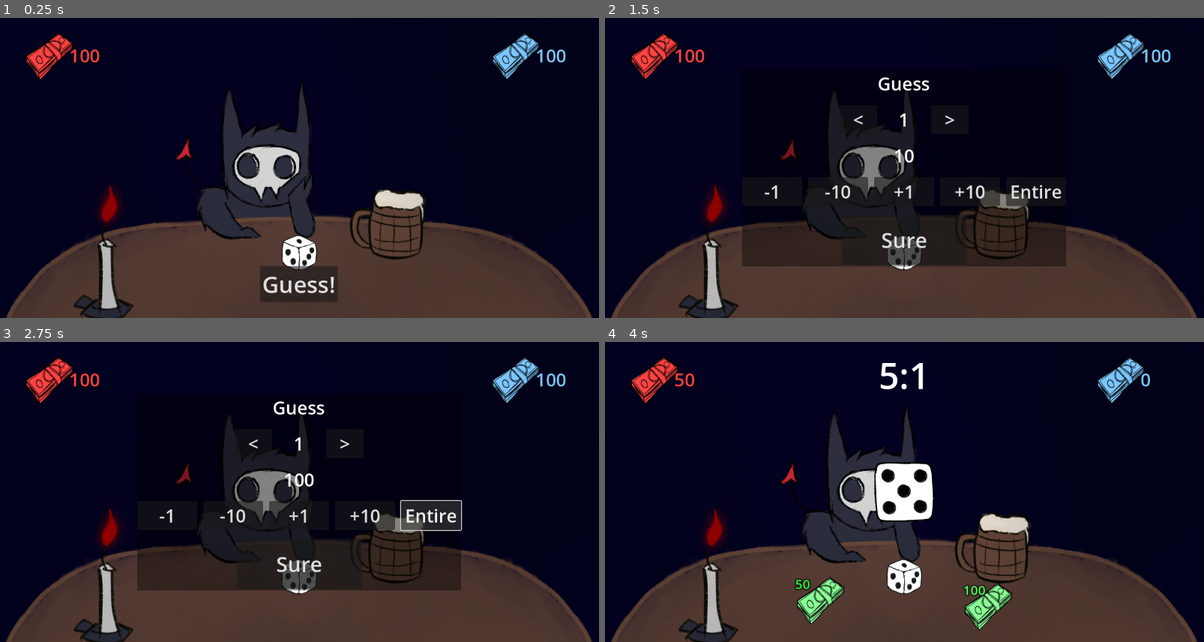
Above: before the commit, frames 1-4 (two rows, left to right).
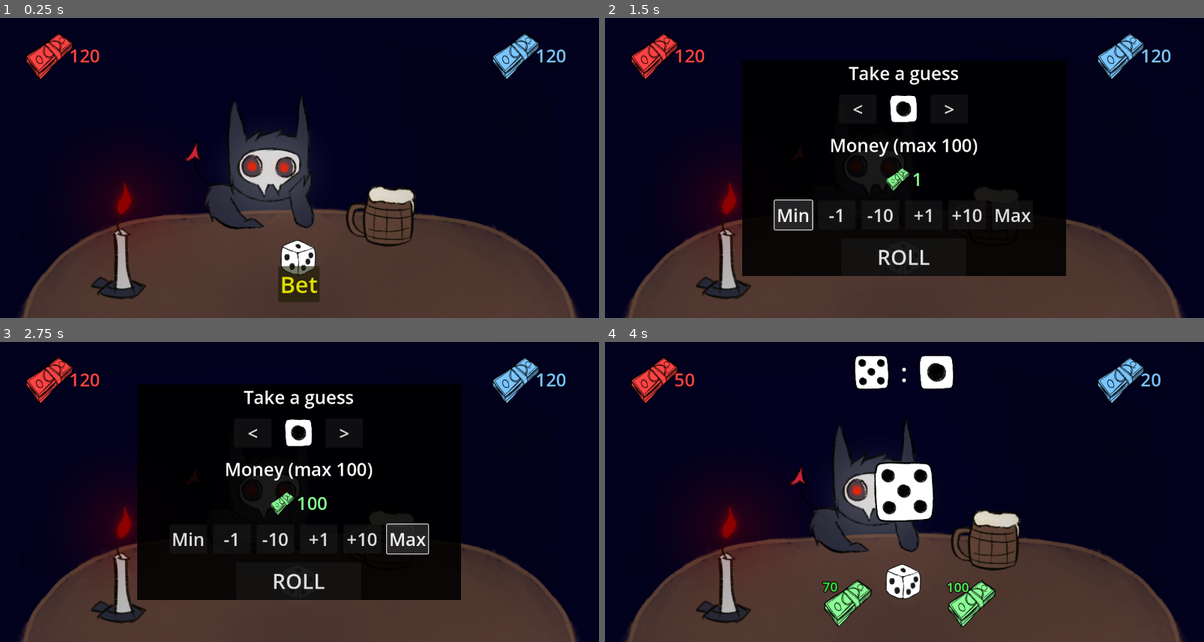
Above: after the commit, the same moments.

Repository: dewakuneiei/Beastly-Bets
Game: Godot game, scene res://Scenes/game.tscn
Same seed, same stepped clock (60 frames per second), same inputs: the game is played once before the commit and once after it.
Inputs (mouse positions are in pixels of both pictures, inside the frame that each line leads up to):
- Up to frame 1 (0.25 s): no input
- Up to frame 2 (1.5 s): click "Guess!" (after the commit: "Bet") at 0.5 s; click (790, 216) at 1.25 s, where only the run after the commit has a clickable "Min"
- Up to frame 3 (2.75 s): click "Entire" (after the commit: "Max") at 2 s
- Up to frame 4 (4 s): click "Sure" (after the commit: "ROLL") at 2.75 s

The runs differ from the first frame. In frame 1, 10% of the frame differs, in the area x 1-99%, y 10-100%; in frame 2, 18%; in frame 3, 18%; in frame 4, 13%.

Commit message:
version 1.2
adjust a few things

Diff:
--- a/Scenes/game.tscn
+++ b/Scenes/game.tscn
@@ -14,6 +14,7 @@
 
 [node name="Character" type="Node2D" parent="."]
 script = ExtResource("1_mdrcg")
+start_money = 120
 
 [node name="GameUI" parent="." node_paths=PackedStringArray("game", "character") instance=ExtResource("2_hskcm")]
 game = NodePath("..")
--- a/Scenes/input_scene.tscn
+++ b/Scenes/input_scene.tscn
@@ -1,6 +1,8 @@
-[gd_scene load_steps=2 format=3 uid="uid://co3xtuknwdebj"]
+[gd_scene load_steps=4 format=3 uid="uid://co3xtuknwdebj"]
 
 [ext_resource type="Script" path="res://Scripts/player_input.gd" id="1_jla4q"]
+[ext_resource type="Texture2D" uid="uid://dkandjbm6faj8" path="res://Assets/dices/dice_1.png" id="2_uotak"]
+[ext_resource type="Texture2D" uid="uid://ha6xtr4r02vf" path="res://Assets/moneys/green_money.png" id="3_u3gya"]
 
 [node name="InputNode" type="MarginContainer"]
 anchors_preset = 15
@@ -16,7 +18,7 @@
 
 [node name="ColorRect" type="ColorRect" parent="."]
 layout_mode = 2
-color = Color(0, 0, 0, 0.388235)
+color = Color(0, 0, 0, 0.882353)
 
 [node name="VBoxContainer" type="VBoxContainer" parent="."]
 layout_mode = 2
@@ -27,12 +29,13 @@
 [node name="title" type="Label" parent="VBoxContainer"]
 layout_mode = 2
 theme_override_font_sizes/font_size = 36
-text = "Guess"
+text = "Take a guess"
 horizontal_alignment = 1
 
 [node name="HBoxContainer" type="HBoxContainer" parent="VBoxContainer"]
 layout_mode = 2
 size_flags_horizontal = 4
+theme_override_constants/separation = 25
 alignment = 1
 
 [node name="left" type="Button" parent="VBoxContainer/HBoxContainer"]
@@ -42,14 +45,11 @@
 theme_override_font_sizes/font_size = 36
 text = "<"
 
-[node name="sight" type="Label" parent="VBoxContainer/HBoxContainer"]
+[node name="sight_t" type="TextureRect" parent="VBoxContainer/HBoxContainer"]
 unique_name_in_owner = true
-custom_minimum_size = Vector2(100, 0)
 layout_mode = 2
-size_flags_horizontal = 4
-theme_override_font_sizes/font_size = 36
-text = "5"
-horizontal_alignment = 1
+texture = ExtResource("2_uotak")
+expand_mode = 2
 
 [node name="right" type="Button" parent="VBoxContainer/HBoxContainer"]
 unique_name_in_owner = true
@@ -58,13 +58,27 @@
 theme_override_font_sizes/font_size = 36
 text = ">"
 
+[node name="money" type="Label" parent="VBoxContainer"]
+layout_mode = 2
+theme_override_font_sizes/font_size = 36
+text = "Money (max 100)"
+horizontal_alignment = 1
+
 [node name="HBoxContainer2" type="HBoxContainer" parent="VBoxContainer"]
 layout_mode = 2
 size_flags_horizontal = 4
 
+[node name="TextureRect" type="TextureRect" parent="VBoxContainer/HBoxContainer2"]
+layout_mode = 2
+texture = ExtResource("3_u3gya")
+expand_mode = 2
+
 [node name="amount" type="Label" parent="VBoxContainer/HBoxContainer2"]
 unique_name_in_owner = true
 layout_mode = 2
+theme_override_colors/font_color = Color(0.542969, 0.996094, 0.585938, 1)
+theme_override_colors/font_outline_color = Color(0, 0, 0, 0.588235)
+theme_override_constants/outline_size = 10
 theme_override_font_sizes/font_size = 36
 text = "100"
 
@@ -74,40 +88,47 @@
 size_flags_vertical = 4
 theme_override_constants/separation = 12
 
+[node name="min" type="Button" parent="VBoxContainer/HBoxContainer3"]
+unique_name_in_owner = true
+custom_minimum_size = Vector2(75, 0)
+layout_mode = 2
+theme_override_font_sizes/font_size = 36
+text = "Min"
+
 [node name="minus_one" type="Button" parent="VBoxContainer/HBoxContainer3"]
 unique_name_in_owner = true
-custom_minimum_size = Vector2(120, 0)
+custom_minimum_size = Vector2(75, 0)
 layout_mode = 2
 theme_override_font_sizes/font_size = 36
 text = "-1"
 
 [node name="minus_ten" type="Button" parent="VBoxContainer/HBoxContainer3"]
 unique_name_in_owner = true
-custom_minimum_size = Vector2(120, 0)
+custom_minimum_size = Vector2(75, 0)
 layout_mode = 2
 theme_override_font_sizes/font_size = 36
 text = "-10"
 
 [node name="plus_one" type="Button" parent="VBoxContainer/HBoxContainer3"]
 unique_name_in_owner = true
-custom_minimum_size = Vector2(120, 0)
+custom_minimum_size = Vector2(75, 0)
 layout_mode = 2
 theme_override_font_sizes/font_size = 36
 text = "+1"
 
 [node name="plus_ten" type="Button" parent="VBoxContainer/HBoxContainer3"]
 unique_name_in_owner = true
-custom_minimum_size = Vector2(120, 0)
+custom_minimum_size = Vector2(75, 0)
 layout_mode = 2
 theme_override_font_sizes/font_size = 36
 text = "+10"
 
-[node name="entire" type="Button" parent="VBoxContainer/HBoxContainer3"]
+[node name="max" type="Button" parent="VBoxContainer/HBoxContainer3"]
 unique_name_in_owner = true
-custom_minimum_size = Vector2(120, 0)
+custom_minimum_size = Vector2(75, 0)
 layout_mode = 2
 theme_override_font_sizes/font_size = 36
-text = "Entire"
+text = "Max"
 
 [node name="HBoxContainer4" type="HBoxContainer" parent="VBoxContainer"]
 layout_mode = 2
@@ -115,16 +136,17 @@
 
 [node name="sure_btn" type="Button" parent="VBoxContainer/HBoxContainer4"]
 unique_name_in_owner = true
-custom_minimum_size = Vector2(250, 100)
+custom_minimum_size = Vector2(250, 75)
 layout_mode = 2
 theme_override_font_sizes/font_size = 42
-text = "Sure"
+text = "ROLL"
 
 [connection signal="pressed" from="VBoxContainer/HBoxContainer/left" to="." method="_on_left_pressed"]
 [connection signal="pressed" from="VBoxContainer/HBoxContainer/right" to="." method="_on_right_pressed"]
+[connection signal="pressed" from="VBoxContainer/HBoxContainer3/min" to="." method="_on_min_pressed"]
 [connection signal="pressed" from="VBoxContainer/HBoxContainer3/minus_one" to="." method="_on_minus_one_pressed"]
 [connection signal="pressed" from="VBoxContainer/HBoxContainer3/minus_ten" to="." method="_on_minus_ten_pressed"]
 [connection signal="pressed" from="VBoxContainer/HBoxContainer3/plus_one" to="." method="_on_plus_one_pressed"]
 [connection signal="pressed" from="VBoxContainer/HBoxContainer3/plus_ten" to="." method="_on_plus_ten_pressed"]
-[connection signal="pressed" from="VBoxContainer/HBoxContainer3/entire" to="." method="_on_entire_pressed"]
+[connection signal="pressed" from="VBoxContainer/HBoxContainer3/max" to="." method="_on_entire_pressed"]
 [connection signal="pressed" from="VBoxContainer/HBoxContainer4/sure_btn" to="." method="_on_sure_btn_pressed"]
--- a/Scenes/ui.tscn
+++ b/Scenes/ui.tscn
@@ -9,55 +9,40 @@
 [ext_resource type="Texture2D" uid="uid://lwriri4vnwwf" path="res://Assets/moneys/blue_money.png" id="4_jjtlt"]
 [ext_resource type="Texture2D" uid="uid://ha6xtr4r02vf" path="res://Assets/moneys/green_money.png" id="7_tbxls"]
 
-[sub_resource type="Animation" id="Animation_qv2kr"]
-resource_name = "slide"
-tracks/0/type = "value"
-tracks/0/imported = false
-tracks/0/enabled = true
-tracks/0/path = NodePath("Control/m_con:position")
-tracks/0/interp = 2
-tracks/0/loop_wrap = true
-tracks/0/keys = {
-"times": PackedFloat32Array(0, 1),
-"transitions": PackedFloat32Array(0.12, 1),
-"update": 0,
-"values": [Vector2(0, 559.999), Vector2(382, 466)]
-}
-
 [sub_resource type="Animation" id="Animation_fta8q"]
 length = 0.001
 tracks/0/type = "value"
 tracks/0/imported = false
 tracks/0/enabled = true
-tracks/0/path = NodePath("Control/m_con:position")
+tracks/0/path = NodePath("Control/p_con:scale")
 tracks/0/interp = 1
 tracks/0/loop_wrap = true
 tracks/0/keys = {
 "times": PackedFloat32Array(0),
 "transitions": PackedFloat32Array(1),
 "update": 0,
-"values": [Vector2(205, 442)]
-}
-
-[sub_resource type="AnimationLibrary" id="AnimationLibrary_c2cuf"]
-_data = {
-"RESET": SubResource("Animation_fta8q"),
-"slide": SubResource("Animation_qv2kr")
-}
-
-[sub_resource type="Animation" id="Animation_oyicl"]
+"values": [Vector2(1, 1)]
+}
+
+[sub_resource type="Animation" id="Animation_qv2kr"]
 resource_name = "slide"
 tracks/0/type = "value"
 tracks/0/imported = false
 tracks/0/enabled = true
-tracks/0/path = NodePath("Control/p_con:position")
-tracks/0/interp = 2
+tracks/0/path = NodePath("Control/p_con:scale")
+tracks/0/interp = 1
 tracks/0/loop_wrap = true
 tracks/0/keys = {
 "times": PackedFloat32Array(0, 1),
 "transitions": PackedFloat32Array(0.12, 1),
 "update": 0,
-"values": [Vector2(1160, 560), Vector2(718, 478)]
+"values": [Vector2(0.5, 0.5), Vector2(1, 1)]
+}
+
+[sub_resource type="AnimationLibrary" id="AnimationLibrary_c2cuf"]
+_data = {
+"RESET": SubResource("Animation_fta8q"),
+"slide": SubResource("Animation_qv2kr")
 }
 
 [sub_resource type="Animation" id="Animation_17gf0"]
@@ -65,14 +50,29 @@
 tracks/0/type = "value"
 tracks/0/imported = false
 tracks/0/enabled = true
-tracks/0/path = NodePath("Control/p_con:position")
+tracks/0/path = NodePath("Control/m_con:scale")
 tracks/0/interp = 1
 tracks/0/loop_wrap = true
 tracks/0/keys = {
 "times": PackedFloat32Array(0),
 "transitions": PackedFloat32Array(1),
 "update": 0,
-"values": [Vector2(1160, 560)]
+"values": [Vector2(1, 1)]
+}
+
+[sub_resource type="Animation" id="Animation_oyicl"]
+resource_name = "slide"
+tracks/0/type = "value"
+tracks/0/imported = false
+tracks/0/enabled = true
+tracks/0/path = NodePath("Control/m_con:scale")
+tracks/0/interp = 1
+tracks/0/loop_wrap = true
+tracks/0/keys = {
+"times": PackedFloat32Array(0, 1),
+"transitions": PackedFloat32Array(0.12, 1),
+"update": 0,
+"values": [Vector2(0.5, 0.5), Vector2(1, 1)]
 }
 
 [sub_resource type="AnimationLibrary" id="AnimationLibrary_kvi6t"]
@@ -84,34 +84,32 @@
 [node name="UI" type="CanvasLayer"]
 script = ExtResource("1_3s2jn")
 
-[node name="TextureRect2" type="TextureRect" parent="."]
-anchors_preset = 8
-anchor_left = 0.5
-anchor_top = 0.5
-anchor_right = 0.5
-anchor_bottom = 0.5
-offset_left = -62.5
-offset_top = -75.0
-offset_right = 62.5
-offset_bottom = 75.0
-grow_horizontal = 2
-grow_vertical = 2
+[node name="bg" type="TextureRect" parent="."]
+anchors_preset = 15
+anchor_right = 1.0
+anchor_bottom = 1.0
+grow_horizontal = 2
+grow_vertical = 2
+size_flags_horizontal = 4
+size_flags_vertical = 4
 texture = ExtResource("2_evm16")
-
-[node name="TextureRect" type="TextureRect" parent="."]
-anchors_preset = 8
-anchor_left = 0.5
-anchor_top = 0.5
-anchor_right = 0.5
-anchor_bottom = 0.5
-offset_left = -37.5
-offset_top = 131.0
-offset_right = 37.5
-offset_bottom = 206.0
-grow_horizontal = 2
-grow_vertical = 2
+expand_mode = 1
+
+[node name="dice" type="TextureRect" parent="."]
+anchors_preset = 7
+anchor_left = 0.5
+anchor_top = 1.0
+anchor_right = 0.5
+anchor_bottom = 1.0
+offset_left = -39.0
+offset_top = -159.0
+offset_right = 36.0
+offset_bottom = -84.0
+grow_horizontal = 2
+grow_vertical = 0
 texture = ExtResource("2_c82q5")
 expand_mode = 1
+metadata/_edit_use_anchors_ = true
 
 [node name="Control" type="Control" parent="."]
 layout_mode = 3
@@ -121,19 +119,37 @@
 grow_horizontal = 2
 grow_vertical = 2
 
-[node name="g_number" type="Label" parent="Control"]
-unique_name_in_owner = true
-layout_mode = 1
-anchors_preset = 5
-anchor_left = 0.5
-anchor_right = 0.5
-offset_left = -51.0
-offset_top = 17.0
-offset_right = 51.0
-offset_bottom = 119.0
-grow_horizontal = 2
-theme_override_font_sizes/font_size = 72
-text = "4:6"
+[node name="HeadCenter" type="HBoxContainer" parent="Control"]
+layout_mode = 1
+anchors_preset = -1
+anchor_left = 0.5
+anchor_top = 0.0416667
+anchor_right = 0.5
+anchor_bottom = 0.0416667
+offset_left = -101.0
+offset_right = 101.0
+offset_bottom = 72.0
+grow_horizontal = 2
+metadata/_edit_use_anchors_ = true
+
+[node name="mon_g_t" type="TextureRect" parent="Control/HeadCenter"]
+unique_name_in_owner = true
+layout_mode = 2
+texture = ExtResource("4_bd26c")
+expand_mode = 2
+
+[node name="Label" type="Label" parent="Control/HeadCenter"]
+custom_minimum_size = Vector2(50, 50)
+layout_mode = 2
+theme_override_font_sizes/font_size = 50
+text = ":"
+horizontal_alignment = 1
+
+[node name="player_g_t" type="TextureRect" parent="Control/HeadCenter"]
+unique_name_in_owner = true
+layout_mode = 2
+texture = ExtResource("4_bd26c")
+expand_mode = 2
 
 [node name="HBoxContainer" type="HBoxContainer" parent="Control"]
 layout_mode = 1
@@ -208,10 +224,11 @@
 
 [node name="start_btn" type="Button" parent="Control/MarginContainer/HBoxContainer"]
 unique_name_in_owner = true
+modulate = Color(1, 1, 0, 1)
 layout_mode = 2
 size_flags_vertical = 4
 theme_override_font_sizes/font_size = 46
-text = "Guess!"
+text = "Bet"
 
 [node name="InputNode" parent="Control" instance=ExtResource("2_shqe5")]
 unique_name_in_owner = true
@@ -258,28 +275,31 @@
 offset_bottom = 64.5
 grow_horizontal = 2
 grow_vertical = 2
-theme_override_colors/font_color = Color(0.858824, 0.647059, 0, 1)
-theme_override_colors/font_shadow_color = Color(0, 0, 0, 1)
+theme_override_colors/font_color = Color(0.87451, 0.658824, 0, 1)
+theme_override_colors/font_shadow_color = Color(1, 1, 1, 1)
+theme_override_colors/font_outline_color = Color(0, 0, 0, 1)
 theme_override_constants/shadow_offset_x = 2
 theme_override_constants/shadow_offset_y = 2
-theme_override_font_sizes/font_size = 72
+theme_override_constants/outline_size = 4
+theme_override_font_sizes/font_size = 42
 text = "outcome"
 horizontal_alignment = 1
+vertical_alignment = 1
 autowrap_mode = 3
 
 [node name="p_con" type="Control" parent="Control"]
 layout_mode = 1
-anchors_preset = 3
-anchor_left = 1.0
-anchor_top = 1.0
-anchor_right = 1.0
-anchor_bottom = 1.0
-offset_left = 1160.0
-offset_top = 560.0
-offset_right = 1200.0
-offset_bottom = 600.001
-grow_horizontal = 0
-grow_vertical = 0
+anchors_preset = 8
+anchor_left = 0.5
+anchor_top = 0.5
+anchor_right = 0.5
+anchor_bottom = 0.5
+offset_left = 85.0
+offset_top = 172.0
+offset_right = 125.0
+offset_bottom = 212.001
+grow_horizontal = 2
+grow_vertical = 2
 
 [node name="TextureRect" type="TextureRect" parent="Control/p_con"]
 custom_minimum_size = Vector2(100, 100)
@@ -302,15 +322,19 @@
 text = "100"
 
 [node name="m_con" type="Control" parent="Control"]
-layout_mode = 1
-anchors_preset = 2
-anchor_top = 1.0
-anchor_bottom = 1.0
-offset_left = 205.0
-offset_top = 442.0
-offset_right = 245.001
-offset_bottom = 482.001
-grow_vertical = 0
+layout_direction = 1
+layout_mode = 1
+anchors_preset = 8
+anchor_left = 0.5
+anchor_top = 0.5
+anchor_right = 0.5
+anchor_bottom = 0.5
+offset_left = -163.0
+offset_top = 171.0
+offset_right = -122.999
+offset_bottom = 211.001
+grow_horizontal = 2
+grow_vertical = 2
 
 [node name="TextureRect" type="TextureRect" parent="Control/m_con"]
 custom_minimum_size = Vector2(100, 100)
--- a/Scripts/game.gd
+++ b/Scripts/game.gd
@@ -6,9 +6,9 @@
 @export var gameover_ui : GameOverUI
 @export var character: Character
 const com_bet_optional : = {
-	"min" : 10,
-	"mid" : 20,
-	"max" : 50
+	"min" : 20,
+	"mid" : 50,
+	"max" : 70
 }
 
 @onready var soundEffect : AudioStreamPlayer2D = %soundEffect
@@ -18,10 +18,18 @@
 
 var allResult: Array
 
-var rate :float = .5
+var texture1 : Texture2D
+var texture2 : Texture2D
+var texture3 : Texture2D
+var texture4 : Texture2D
+var texture5 : Texture2D
+var texture6 : Texture2D
 
 # Called when the node enters the scene tree for the first time.
 func _ready():
+
+	_setupImage()
+
 	if( !ui ):
 		printerr("UI is missing!")
 
@@ -37,6 +45,13 @@
 	gameReset()
 
 
+func _setupImage() :
+	texture1 = preload("res://Assets/dices/dice_1.png")
+	texture2 = preload("res://Assets/dices/dice_2.png")
+	texture3 = preload("res://Assets/dices/dice_3.png")
+	texture4 = preload("res://Assets/dices/dice_4.png")
+	texture5 = preload("res://Assets/dices/dice_5.png")
+	texture6 = preload("res://Assets/dices/dice_6.png")
 
 func _on_ui_start_the_game():
 	ui.showInputScene(true)
@@ -63,12 +78,7 @@
 
 	com_guessed()
 
-	var allGuesses = "{c}:{p}".format(
-		{"c":str(character.m_guess),"p":str(character.p_guess)})
-	var allBets = "p bet: {p}, m bet: {m}".format(
-		{"p": character.p_bet, "m": character.m_bet})
-
-	ui.set_number(allGuesses)
+	ui.set_number(character.m_guess, character.p_guess)
 	rolledDice()
 
 
--- a/Scripts/game_over_ui.gd
+++ b/Scripts/game_over_ui.gd
@@ -24,22 +24,22 @@
 		if(
 			object["dist"] == 0 and
 			object["winner"] == 'p'):
-				text += "PLAYER CORRECTLY!"
+				text += "You correctly!"
 				pwin +=1
 		elif(
 			object["dist"] == 0 and
 			object["winner"] == 'm'):
-				text += "MONSTER CORRECTLY!"
+				text += "Monster correctly!"
 				mwin += 1
 		elif(
 			object["dist"] != 0 and
 			object["winner"] == 'p'):
-				text += "PLAYER CLOSELY"
+				text += "(P)Closely"
 				cpwin += 1
 		elif(
 			object["dist"] != 0 and
 			object["winner"] == 'm'):
-				text += "MONSTER CLOSELY"
+				text += "(M)Closely"
 				cmwin += 1
 		else:
 			text += "DRAW"
--- a/Scripts/player_input.gd
+++ b/Scripts/player_input.gd
@@ -4,7 +4,7 @@
 
 @onready var left_btn := %left
 @onready var right_btn := %right
-@onready var sight_l := %sight
+@onready var sight_t := %sight_t
 @onready var amount := %amount
 
 var maxBet : int = 100
@@ -16,7 +16,19 @@
 var _number_input: int = 1:
 	set(newValue):
 		_number_input = newValue
-		sight_l.text = str(_number_input)
+		match _number_input:
+			1:
+				sight_t.texture = game.texture1
+			2:
+				sight_t.texture = game.texture2
+			3:
+				sight_t.texture = game.texture3
+			4:
+				sight_t.texture = game.texture4
+			5:
+				sight_t.texture = game.texture5
+			6:
+				sight_t.texture = game.texture6
 
 var _bet_amount: int = 10:
 	set(newValue):
@@ -27,22 +39,17 @@
 
 
 func _ready():
-	sight_l.text = str(_number_input)
 	amount.text = str(_bet_amount)
+
 
 func _process(delta):
 	if( !character ):
 		printerr("something wrong with character")
-	maxBet = character.player_money
 
 
 func _reset_defualt():
 	_number_input = 1
 	_bet_amount = 1
-
-
-
-
 
 
 
@@ -81,7 +88,7 @@
 	_bet_amount -= 10
 
 func _on_entire_pressed():
-	_bet_amount = character.player_money
+	_bet_amount = maxBet
 
 
 func _on_sure_btn_pressed():
@@ -89,3 +96,8 @@
 		game.get_player_input(_number_input, _bet_amount)
 		return
 	printerr("'game' can't be null")
+
+
+
+func _on_min_pressed():
+	_bet_amount = minBet
--- a/Scripts/ui.gd
+++ b/Scripts/ui.gd
@@ -3,7 +3,10 @@
 class_name UI
 @onready var m_money := %m_money
 @onready var p_money := %p_money
-@onready var g_number := %g_number
+
+@onready var mon_g_t := %mon_g_t
+@onready var player_g_t := %player_g_t
+
 @onready var start_btn := %start_btn
 @onready var outcome_l := %outcome_l
 @onready var timerOutcome := $ShowOutcome
@@ -14,7 +17,6 @@
 
 @onready var player_input : PlayerInput = %InputNode
 
-
 @export var game : Game
 @export var character: Character
 
@@ -23,13 +25,6 @@
 
 # used for count the outcome round timeout
 var index_time
-
-var texture1 : Texture2D
-var texture2 : Texture2D
-var texture3 : Texture2D
-var texture4 : Texture2D
-var texture5 : Texture2D
-var texture6 : Texture2D
 
 signal startTheGame
 signal outcomeTimeout
@@ -50,29 +45,23 @@
 	_outcome_t.visible = false
 	showInputScene(false)
 
-	_setupImage()
 
 	# do not change this value
 	index_time = 0
 
-func _setupImage() :
-	texture1 = preload("res://Assets/dices/dice_1.png")
-	texture2 = preload("res://Assets/dices/dice_2.png")
-	texture3 = preload("res://Assets/dices/dice_3.png")
-	texture4 = preload("res://Assets/dices/dice_4.png")
-	texture5 = preload("res://Assets/dices/dice_5.png")
-	texture6 = preload("res://Assets/dices/dice_6.png")
 
+func showHeadCenter(isVisible: bool):
+	mon_g_t.get_parent().visible = isVisible
 
 func showStart(isVisible: bool) -> void:
 	start_btn.visible = isVisible
-	g_number.visible = !start_btn.visible
+	showHeadCenter(!start_btn.visible)
 
 func showInputScene(isVisible: bool) -> void:
 	if( isVisible ):
 		player_input.visible = true
 		start_btn.visible = false
-		g_number.visible = false
+		showHeadCenter(false)
 		return
 	player_input.visible = false
 	showStart(false)
@@ -80,8 +69,26 @@
 func _on_start_btn_pressed():
 	startTheGame.emit()
 
-func set_number(text: String):
-	g_number.text = text
+# fix herereeeeeeee
+func set_number(num1: int, num2: int):
+		mon_g_t.texture = GetTexture(num1)
+		player_g_t.texture = GetTexture(num2)
+
+
+func GetTexture(value: int):
+		match value:
+			1:
+				return game.texture1
+			2:
+				return game.texture2
+			3:
+				return game.texture3
+			4:
+				return game.texture4
+			5:
+				return game.texture5
+			6:
+				return game.texture6
 
 func showOutcome(arr):
 	_outcome_t.visible = true
@@ -99,19 +106,19 @@
 	elif (
 		last_result["dist"] == 0 and
 		last_result["winner"] == 'p'):
-			outcome_l.text = "PLAYER CORRECT!"
+			outcome_l.text = "CORRECT!"
 	elif (
 		last_result["dist"] == 0 and
 		last_result["winner"] == 'm'):
-			outcome_l.text = "MONSTER CORRECT!"
+			outcome_l.text = "Monster is correct!"
 	elif (
 		last_result["dist"] != 0 and
 		last_result["winner"] == 'm'):
-			outcome_l.text = "MONSTER IS CLOSEST"
+			outcome_l.text = "Monster takes 50%"
 	elif (
 		last_result["dist"] != 0 and
 		last_result["winner"] == 'p'):
-			outcome_l.text = "PLAYER IS CLOSEST"
+			outcome_l.text = "You take 50%."
 
 	timerNotifly.start()
 
@@ -135,17 +142,17 @@
 func set_image(num: int):
 	match num:
 		1:
-			_outcome_t.texture = texture1
+			_outcome_t.texture = game.texture1
 		2:
-			_outcome_t.texture = texture2
+			_outcome_t.texture = game.texture2
 		3:
-			_outcome_t.texture = texture3
+			_outcome_t.texture = game.texture3
 		4:
-			_outcome_t.texture = texture4
+			_outcome_t.texture = game.texture4
 		5:
-			_outcome_t.texture = texture5
+			_outcome_t.texture = game.texture5
 		6:
-			_outcome_t.texture = texture6
+			_outcome_t.texture = game.texture6
 
 func playMoneySlideAnim():
 	_anim_player1.play("slide")
--- a/icon.svg
+++ /dev/null
@@ -1 +0,0 @@
-<svg height="128" width="128" xmlns="http://www.w3.org/2000/svg"><rect x="2" y="2" width="124" height="124" rx="14" fill="#363d52" stroke="#212532" stroke-width="4"/><g transform="scale(.101) translate(122 122)"><g fill="#fff"><path d="M105 673v33q407 354 814 0v-33z"/><path fill="#478cbf" d="m105 673 152 14q12 1 15 14l4 67 132 10 8-61q2-11 15-15h162q13 4 15 15l8 61 132-10 4-67q3-13 15-14l152-14V427q30-39 56-81-35-59-83-108-43 20-82 47-40-37-88-64 7-51 8-102-59-28-123-42-26 43-46 89-49-7-98 0-20-46-46-89-64 14-123 42 1 51 8 102-48 27-88 64-39-27-82-47-48 49-83 108 26 42 56 81zm0 33v39c0 276 813 276 813 0v-39l-134 12-5 69q-2 10-14 13l-162 11q-12 0-16-11l-10-65H447l-10 65q-4 11-16 11l-162-11q-12-3-14-13l-5-69z"/><path d="M483 600c3 34 55 34 58 0v-86c-3-34-55-34-58 0z"/><circle cx="725" cy="526" r="90"/><circle cx="299" cy="526" r="90"/></g><g fill="#414042"><circle cx="307" cy="532" r="60"/><circle cx="717" cy="532" r="60"/></g></g></svg>
--- a/project.godot
+++ b/project.godot
@@ -10,10 +10,11 @@
 
 [application]
 
-config/name="Thai Jam"
+config/name="Beastly Bets"
+config/description="Beastly Bets Version 1.1"
 run/main_scene="res://Scenes/game.tscn"
 config/features=PackedStringArray("4.1", "Forward Plus")
-config/icon="res://icon.svg"
+config/icon="res://icon.png"
 
 [autoload]
 
Binary file changed: Assets/monster_bg.png
Not shown, added: export_presets.cfg
Binary file added: icon.png
Not shown, changed: icon.png.import
Not shown, added: Scenes/gamD31D.tmp
Not shown, added: Scenes/gamF3A4.tmp
